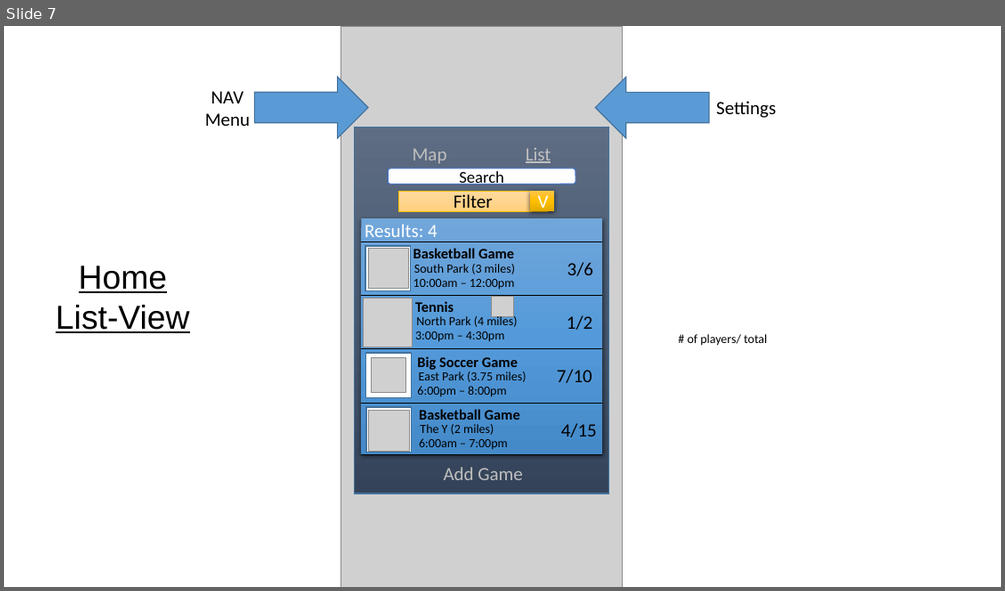
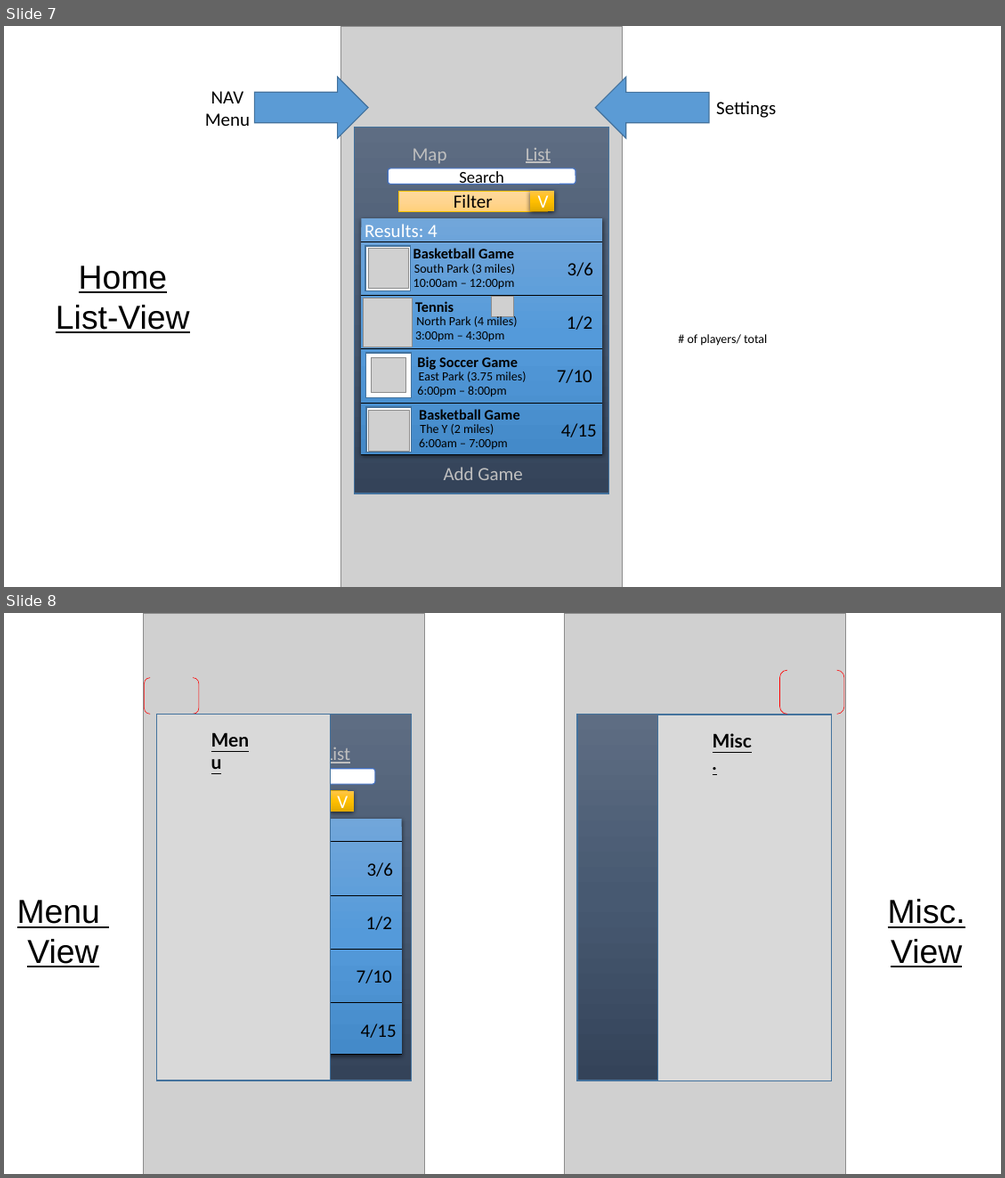
Before and after one commit to gfoudree/whosplayin, a slide deck: Storyboard Design.pptx. Shown one above the other, each under a label of ours: slide 7 before the commit, slides 7 and 8 after it. The pictures are 1005x591 and 1005x1178 pixels, drawn with LibreOffice and Linux fonts; fonts in the diff are those of the drawing; grey boxes stand for pictures. Boxes give left, top, right and bottom in pixels: in the first picture for what was removed or moved away, otherwise in the second. Text is boxed around its words. In the diff, an @@ line names an element or a change of style, - is before the commit and + after.

Commit message:
Storyboard
Added message view, and edited the game view

```diff
--- a/Storyboard Design.pptx
+++ b/Storyboard Design.pptx
@@ slide 8 added at (4, 613, 1001, 1174), background #FFFFFF @@
@@ picture added at (143, 613, 424, 1174) @@
@@ picture added at (565, 613, 846, 1174) @@
@@ bracket pair added at (144, 677, 198, 714), outline #FF0000 0.5 pt @@
@@ bracket pair added at (780, 670, 844, 714), outline #FF0000 0.5 pt @@
@@ rectangle added at (156, 714, 411, 1080), fill gradient #5E6D85 to #495A73 to #35445A, outline #43739E 1 pt @@
@@ rectangle added at (156, 714, 330, 1080), fill #D9D9D9, outline #43739E 1 pt @@
@@ rectangle added at (577, 714, 832, 1080), fill gradient #5E6D85 to #495A73 to #35445A, outline #43739E 1 pt @@
@@ rectangle added at (658, 714, 832, 1081), fill #D9D9D9, outline #43739E 1 pt @@
@@ text added at (325, 745, 351, 766), 18 pt, text #BFBFBF, underline @@
+List
@@ text added at (712, 733, 752, 747), 18 pt, text #000000, bold, underline @@
+Misc.
@@ rounded rectangle added at (187, 769, 375, 784), fill #FFFFFF, outline #4472C4 1 pt @@
@@ rectangle added at (198, 791, 348, 811), fill gradient #FFDB9E to #FFD590 to #FFD07C, outline #FFC000 0.5 pt @@
@@ rectangle added at (330, 791, 354, 811), fill gradient #FFC64B to #FFC000 to #E3AB00, 18 pt, text #FFFFFF @@
+V
@@ rectangle added at (161, 819, 402, 1054), fill gradient #71A6DB to #559BDB to #448ACA @@
@@ line added from (161, 842) to (402, 842), #000000 0.5 pt @@
@@ text added at (367, 862, 393, 876), 18 pt, text #000000 @@
+3/6
@@ text added at (17, 900, 100, 928), 18 pt, text #000000, bold, underline @@
+Menu
@@ line added from (161, 895) to (402, 895), #000000 0.5 pt @@
@@ text added at (888, 899, 965, 967), 32 pt, text #000000, underline @@
+Misc.
+View
@@ text added at (366, 916, 392, 930), 18 pt, text #000000 @@
+1/2
@@ text added at (27, 939, 98, 967), 32 pt, text #000000, underline @@
+Menu
+View
@@ line added from (161, 949) to (402, 949), #000000 0.5 pt @@
@@ text added at (356, 969, 392, 983), 18 pt, text #000000 @@
+7/10
@@ line added from (161, 1003) to (402, 1003), #000000 0.5 pt @@
@@ text added at (361, 1023, 396, 1038), 18 pt, text #000000 @@
+4/15
@@ line added from (161, 1054) to (402, 1054), #000000 0.5 pt @@
```
Also in this commit, not shown: 2 slides changed, 1 other slide added, 1 slide removed, 1 other file.
